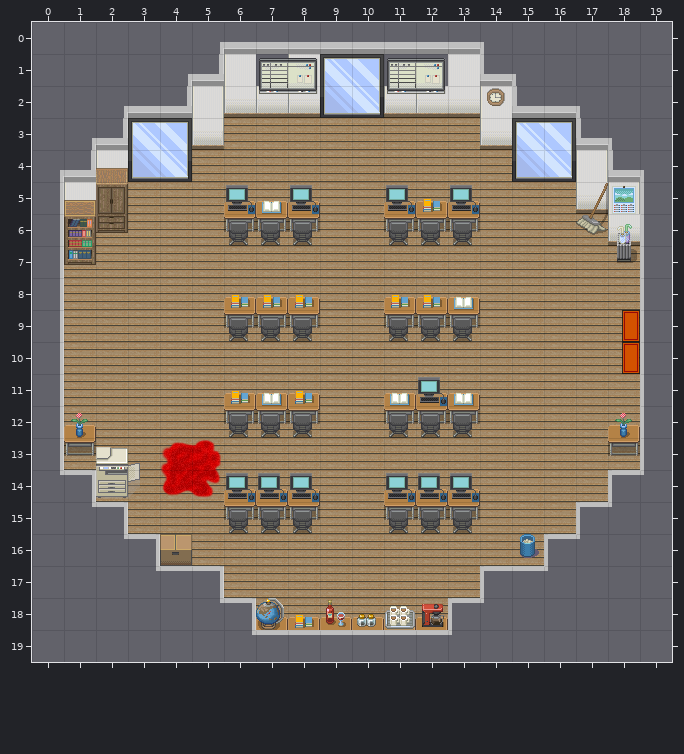
Tiled map -- game/core/assets/maps/pod.tmx. Above: the version before the commit.
Cells are 32x32 px. Shown: x 0..19, y 0..19.
And afterwards:
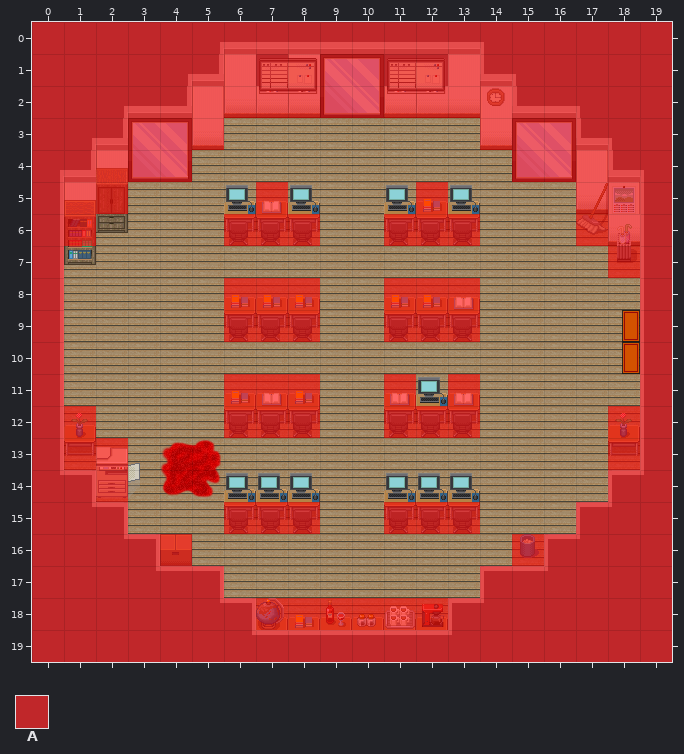
Key: from "meta": A 0.
_ is an empty cell.
Tiles of an added or newly shown layer are drawn over the layers below it.
See-through tiles are keyed as they look on the map.
What changed:
{"where": "layer \"Collision\" (now shown)"}
{"y":0,"x":0,"old":"____________________","new":"AAAAAAAAAAAAAAAAAAAA"}
{"y":1,"x":0,"old":"____________________","new":"AAAAAAAAAAAAAAAAAAAA"}
{"y":2,"x":0,"old":"____________________","new":"AAAAAAAAAAAAAAAAAAAA"}
{"y":3,"x":0,"old":"______","new":"AAAAAA"}
{"y":3,"x":14,"old":"______","new":"AAAAAA"}
{"y":4,"x":0,"old":"_____","new":"AAAAA"}
{"y":4,"x":15,"old":"_____","new":"AAAAA"}
{"y":5,"x":0,"old":"___","new":"AAA"}
{"y":5,"x":7,"old":"_","new":"A"}
{"y":5,"x":12,"old":"_","new":"A"}
{"y":5,"x":17,"old":"___","new":"AAA"}
{"y":6,"x":0,"old":"__","new":"AA"}
{"y":6,"x":6,"old":"___","new":"AAA"}
{"y":6,"x":11,"old":"___","new":"AAA"}
{"y":6,"x":17,"old":"___","new":"AAA"}
{"y":7,"x":0,"old":"_","new":"A"}
{"y":7,"x":18,"old":"__","new":"AA"}
{"y":8,"x":0,"old":"_","new":"A"}
{"y":8,"x":6,"old":"___","new":"AAA"}
{"y":8,"x":11,"old":"___","new":"AAA"}
{"y":8,"x":19,"old":"_","new":"A"}
{"y":9,"x":0,"old":"_","new":"A"}
{"y":9,"x":6,"old":"___","new":"AAA"}
{"y":9,"x":11,"old":"___","new":"AAA"}
{"y":9,"x":19,"old":"_","new":"A"}
{"y":10,"x":0,"old":"_","new":"A"}
{"y":10,"x":19,"old":"_","new":"A"}
{"y":11,"x":0,"old":"_","new":"A"}
{"y":11,"x":6,"old":"___","new":"AAA"}
{"y":11,"x":11,"old":"_","new":"A"}
{"y":11,"x":13,"old":"_","new":"A"}
{"y":11,"x":19,"old":"_","new":"A"}
{"y":12,"x":0,"old":"__","new":"AA"}
{"y":12,"x":6,"old":"___","new":"AAA"}
{"y":12,"x":11,"old":"___","new":"AAA"}
{"y":12,"x":18,"old":"__","new":"AA"}
{"y":13,"x":0,"old":"___","new":"AAA"}
{"y":13,"x":18,"old":"__","new":"AA"}
{"y":14,"x":0,"old":"___","new":"AAA"}
{"y":14,"x":18,"old":"__","new":"AA"}
{"y":15,"x":0,"old":"___","new":"AAA"}
{"y":15,"x":6,"old":"___","new":"AAA"}
{"y":15,"x":11,"old":"___","new":"AAA"}
{"y":15,"x":17,"old":"___","new":"AAA"}
{"y":16,"x":0,"old":"_____","new":"AAAAA"}
{"y":16,"x":15,"old":"_____","new":"AAAAA"}
{"y":17,"x":0,"old":"______","new":"AAAAAA"}
{"y":17,"x":14,"old":"______","new":"AAAAAA"}
{"y":18,"x":0,"old":"____________________","new":"AAAAAAAAAAAAAAAAAAAA"}
{"y":19,"x":0,"old":"____________________","new":"AAAAAAAAAAAAAAAAAAAA"}
{"label":"added","picture_box":[32,22,672,662]}
